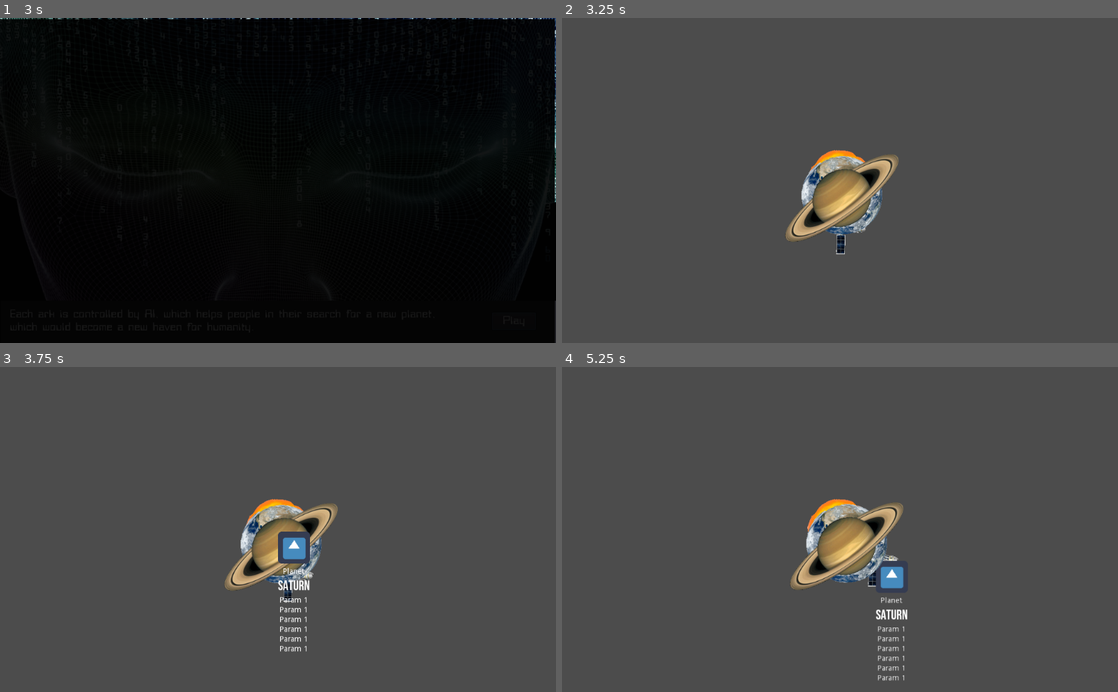
Above: before the commit, frames 1-4 (two rows, left to right).
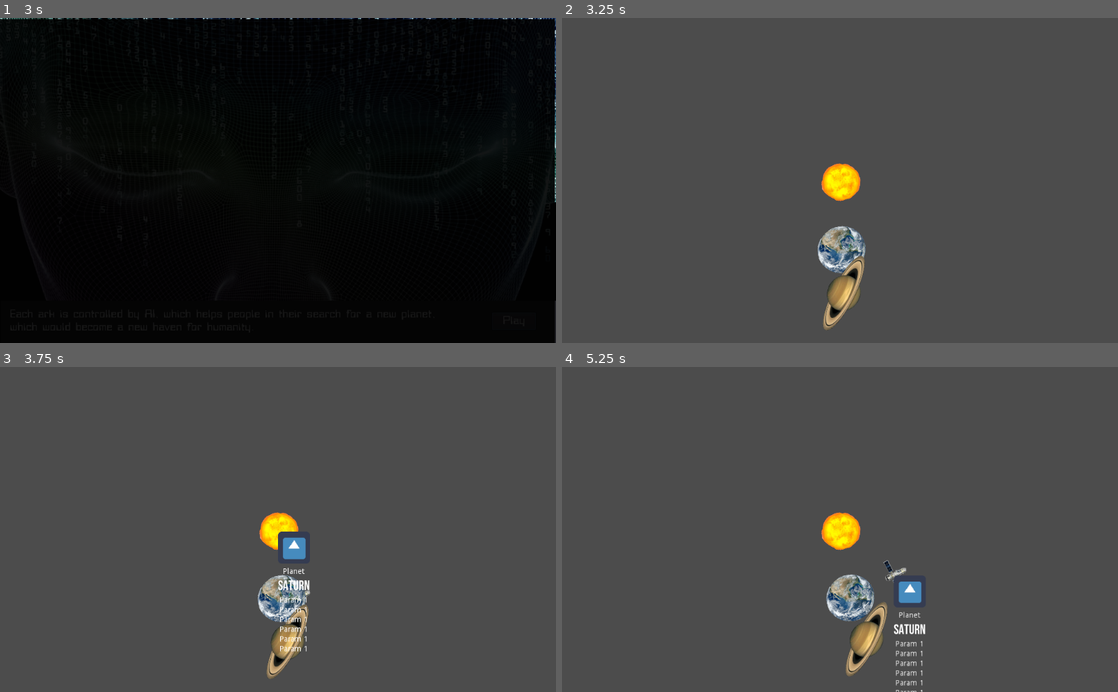
Above: after the commit, the same moments.

Repository: Trizalio/LD48
Game: Godot game, scene res://scenes/ui/main_menu.tscn
Two runs of this game, one before a commit and one after it. Both use one fixed random seed, a clock stepped at 60 frames per second and the inputs below. The engine's default icon, where the game draws it, is replaced by a stand-in: a white triangle on a blue panel in a dark square.
Inputs (mouse positions are in pixels of both pictures, inside the frame that each line leads up to):
- Up to frame 1 (3 s): click "START" at 0.5 s; click (511, 320) at 1.25 s; click (511, 320) at 2 s; click "Play" at 2.75 s
- Up to frame 2 (3.25 s): no input
- Up to frame 3 (3.75 s): move the mouse to (283, 529) at 3.52 s; click (283, 529) at 3.67 s
- Up to frame 4 (5.25 s): move the mouse to (840, 529) at 4.27 s; click (840, 529) at 4.42 s; move the mouse to (878, 562) at 5.02 s; click (878, 562) at 5.17 s

Frame 1 is identical in both runs. In frame 2, 5.1% of the frame differs, in the area x 40-61%, y 40-96%; in frame 3, 4.5%; in frame 4, 6.5%, in the area x 41-66%, y 40-100%.

Commit message:
move to planet func added

Diff:
--- a/scenes/celestial_body.tscn
+++ b/scenes/celestial_body.tscn
@@ -55,6 +55,7 @@
 
 [node name="AnimatedSprite" type="AnimatedSprite"]
 position = Vector2( 2.37842, 2.37836 )
-scale = Vector2( 0.833511, 0.847537 )
+rotation = -0.4755
+scale = Vector2( 0.5, 0.5 )
 frames = SubResource( 1 )
 animation = "Dwarf planet"
--- a/scripts/singletones/star_map.gd
+++ b/scripts/singletones/star_map.gd
@@ -117,13 +117,13 @@
 		for i in range(star.terrestrial_planets):
 			var name = "terrestrial_planet-" + str(star.frame_seed)
 			var planet_range = (len(planets) + 1) * range_step + rand_range(-range_deviation, range_deviation)
-			var planet = Planet.new(name, range_deviation, PlanetType.terrestrial_planet)
+			var planet = Planet.new(name, planet_range, PlanetType.terrestrial_planet)
 			print('planet: ', planet)
 			planets.append(planet)
 		for i in range(star.gas_giants):
 			var name = "gas_giant-" + str(star.frame_seed)
 			var planet_range = (len(planets) + 1) * range_step + rand_range(-range_deviation, range_deviation)
-			var planet = Planet.new(name, range_deviation, PlanetType.gas_giant)
+			var planet = Planet.new(name, planet_range, PlanetType.gas_giant)
 			print('planet: ', planet)
 			planets.append(planet)
 #		star.discover()
--- a/scripts/ui/main_scene.gd
+++ b/scripts/ui/main_scene.gd
@@ -17,6 +17,8 @@
 var screenWidth = ProjectSettings.get_setting("display/window/size/width")
 var screenHights = ProjectSettings.get_setting("display/window/size/height")
 var ship_inst
+var shipe_rotating_around
+var space_obj_info_to_instanc = {}
 # Called when the node enters the scene tree for the first time.
 func _ready():
 	rng.randomize()
@@ -29,34 +31,44 @@
 #	ship_singltone
 #	print(screenWidth)
 #	print(screenHights)
-	print("_______________________________")
+#	print("_______________________________")
 	var current_star_ = Ship.get_current_star()
-	print(current_star_)
+#	print(current_star_)
 	var star_info = StarMap.get_star_system_info(current_star_)
 #	print(a)
 #	for i in a:
 #		print(i)
-	print("_______________________________")
-	var kwargs = {"test":1, "animation":"star"}
+#	print("_______________________________")
+	var kwargs = {"frame_seed":star_info.star.frame_seed, "animation":"star"}
+	kwargs["space_object_info"] = star_info
 	star.init_sapce_obj(kwargs, 0, "star", 0)
 	star.position = Vector2(screenWidth/2, screenHights/2)
+	space_obj_info_to_instanc[star_info] = star
 
-	kwargs = {"test":0, "animation":"spaceship"}
+
+	kwargs = {"frame_seed":0, "animation":"spaceship"}
 	ship_inst = space_object_preload.instance()
-	ship_inst.init_sapce_obj(kwargs, screenWidth/12, "ship", 0.4)
+	ship_inst.init_sapce_obj(kwargs, screenWidth/8, "ship", 0.4)
 	star.add_child(ship_inst)
-	kwargs = {"test":2, "animation":"terrestrial planet"}
+	shipe_rotating_around = star
+#	kwargs = {"test":2, "animation":"terrestrial planet"}
+	var a
 	for planet_info in star_info.planets:
 #		print(i)
 #		var planet = load("res://scenes/ui/space_objects/planet.tscn")
 #		var planet_ = load("res://scenes/ui/space_objects/planet.tscn")
 		var planet = space_object_preload.instance()
 		kwargs['animation'] = planet_info.type_name
-		print(planet_info.type_name)
-		kwargs['test'] = planet_info.frame_seed
-		print(kwargs['test'])
+#		print(planet_info.type_name)
+		kwargs['frame_seed'] = planet_info.frame_seed
+		kwargs['name'] = planet_info.name_
+		kwargs["space_object_info"] = planet_info
+		print(planet_info.range_from_star, " range")
+#		print(kwargs['test'])
 #		planet.init_sapce_obj("res://icon.png", screenWidth/2 + i * 100, screenHights/2, "tetetetewwt")
-		planet.init_sapce_obj(kwargs, planet_info.range_from_star, "planet", 0.005 * planet_info.range_from_star)
+		planet.init_sapce_obj(kwargs, planet_info.range_from_star, "planet", 0.0005 * planet_info.range_from_star)
+		space_obj_info_to_instanc[planet_info] = planet
+#		a = planet_info
 #		kwargs = {"test":i, "animation":"gas giants"}
 #		planet.position = Vector2(screenWidth/2 + i * 100, screenHights/2)
 #		planet.position = Vector2(i * 100, 0)
@@ -68,7 +80,11 @@
 #		planet.texture.Vector2(0, 0)
 		star.add_child(planet)
 	self.add_child(star)
-
+#	for i in space_obj_info_to_instanc:
+#		print(i)
+#		print("___________________")
+#	self.move_ship_to(a)
+#	self.move_ship_to(star_info)
 	pass # Replace with function body.
 
 func _process(delta):
@@ -81,19 +97,32 @@
 #		planet.rotate_y(rotation_speed * delta)
 #			planet.rotation += rotation_speed * delta
 #		planet.move(delta)
-			var currnet_pos = star_related_obj.position
+			self.rotate_obj(star_related_obj, delta)
+			var planet_related =  star_related_obj.get_children()
+			if ship_inst in planet_related:
+				self.rotate_obj(ship_inst, delta)
+#			var currnet_pos = star_related_obj.position
+##			print(currnet_pos)
+#			star_related_obj.angle = fmod(star_related_obj.angle +
+#			 (star_related_obj.rotation_speed * delta), 2 * PI)
+#			var pos = Vector2(sin(star_related_obj.angle) * star_related_obj.radius,
+#			 cos(star_related_obj.angle) * star_related_obj.radius)
+#			star_related_obj.position = pos
+#			move_and_slide(offset)
+#		planet.rotation += rotation_speed * delta
+
+#sr_arf mejdi zvezdoi i mishkoi
+func rotate_obj(related_obj, delta):
+			var currnet_pos = related_obj.position
 #			print(currnet_pos)
-			star_related_obj.angle = fmod(star_related_obj.angle +
-			 (star_related_obj.rotation_speed * delta), 2 * PI)
+			related_obj.angle = fmod(related_obj.angle +
+			 (related_obj.rotation_speed * delta), 2 * PI)
 #			print(planet.angle)
 #			print(planet.radius)
 #			var pos = Vector2(sin(planet.angle) * currnet_pos[0], cos(planet.angle) * planet.radius)
-			var pos = Vector2(sin(star_related_obj.angle) * star_related_obj.radius,
-			 cos(star_related_obj.angle) * star_related_obj.radius)
-			star_related_obj.position = pos
-#			move_and_slide(offset)
-#		planet.rotation += rotation_speed * delta
-
+			var pos = Vector2(sin(related_obj.angle) * related_obj.radius,
+			 cos(related_obj.angle) * related_obj.radius)
+			related_obj.position = pos
 func _input(event):
 	if event is InputEventMouseButton \
 	and event.button_index == BUTTON_LEFT \
@@ -104,6 +133,15 @@
 			if planet is KinematicBody2D:
 				planet.close_passport()
 
+func move_ship_to(move_to):
+#	if move_to not in space_obj_info_to_instanc :
+#		print("aaiaiiai")
+	print("moving to: " , move_to)
+	shipe_rotating_around.remove_child(ship_inst)
+	var inst = space_obj_info_to_instanc[move_to]
+	inst.add_child(ship_inst)
+	shipe_rotating_around = inst
+
 # Called every frame. 'delta' is the elapsed time since the previous frame.
 #func _process(delta):
 #	pass
--- a/scripts/ui/space_objects/planet.gd
+++ b/scripts/ui/space_objects/planet.gd
@@ -54,7 +54,7 @@
 	clickable_inst.connect("clicked", self, "open_passport")
 	var number_of_framse = clickable_inst.animate_sprite.get_sprite_frames().get_frame_count(kwargs["animation"])
 	print(number_of_framse)
-	var frame_number = kwargs["test"] % number_of_framse
+	var frame_number = kwargs["frame_seed"] % number_of_framse
 	clickable_inst.init_clicable(kwargs["animation"], frame_number)
 #	clickable_inst.position = Vector2(x, y)
 	self.add_child(clickable_inst)
@@ -63,10 +63,10 @@
 	if not got_pasport:
 		var passport_ = load("res://scenes/ui/space_object_passport.tscn")
 		var passport = passport_.instance()
-		print(_x_coord, " ",  _y_coord)
+#		print(_x_coord, " ",  _y_coord)
 	#	passport.rect_global_position = Vector2(_x_coord, _y_coord)
 	#	passport.rect_position = Vector2(_x_coord, _y_coord)
-		print(" got ckicked")
+#		print(" got ckicked")
 		current_passport = passport
 		self.add_child(passport)
 		got_pasport = true
